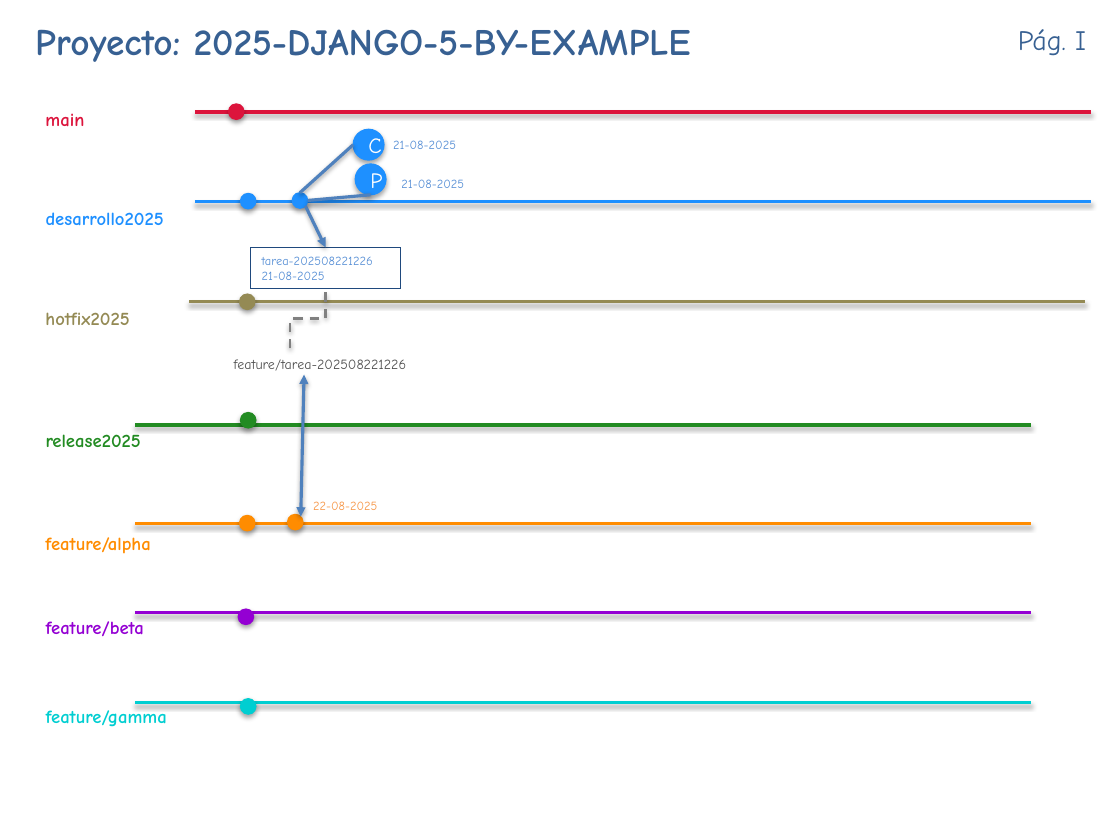
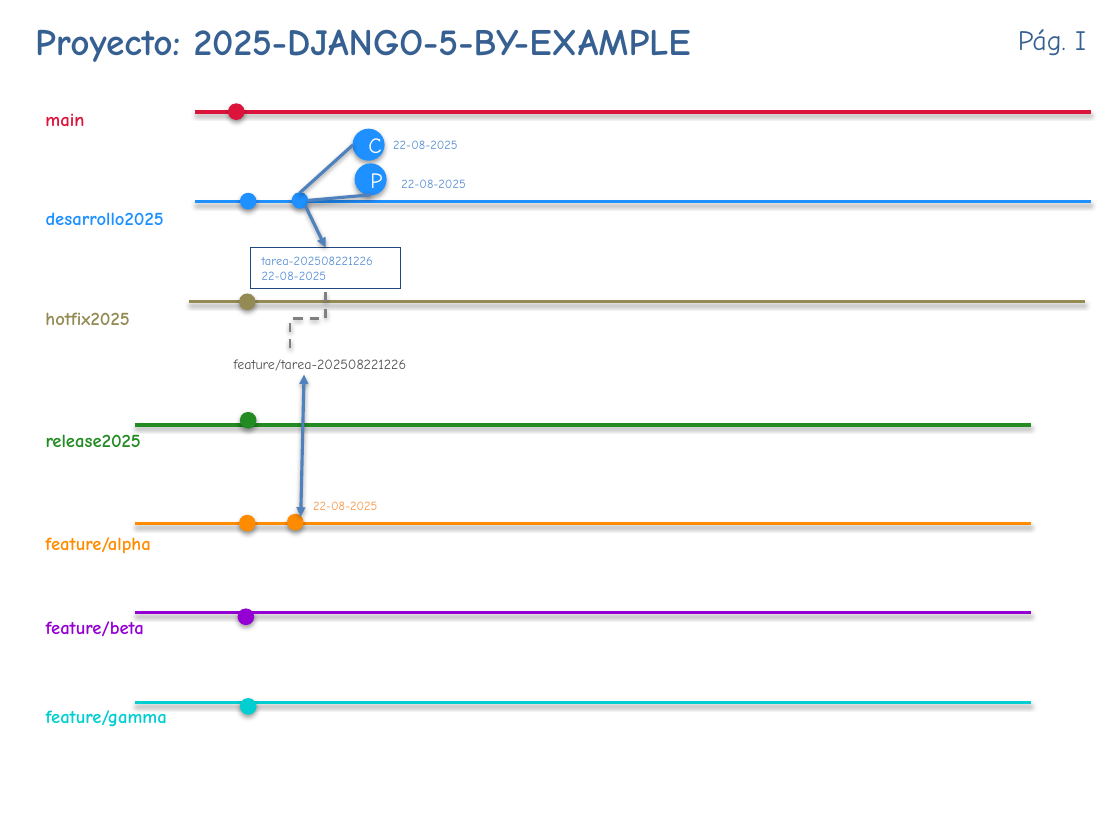
Before and after one commit to vascofornas/2025-DJANGO-5-BY-EXAMPLE, a slide deck: slide 2 of documentacion/2025-DJANGO-5-BY-EXAMPLE_gitflow_2025.pptx. Drawn at 1120x840 pixels with LibreOffice and Linux fonts; fonts in the diff are those of the drawing. Boxes give left, top, right and bottom in pixels: in the first picture for what was removed or moved away, otherwise in the second. Text is boxed around its words. In the diff, an @@ line names an element or a change of style, - is before the commit and + after.

```diff
--- a/documentacion/2025-DJANGO-5-BY-EXAMPLE_gitflow_2025.pptx
+++ b/documentacion/2025-DJANGO-5-BY-EXAMPLE_gitflow_2025.pptx
@@ text at box(393, 140, 457, 149): text changed @@
-21-08-2025
+22-08-2025
@@ text at box(401, 179, 465, 188): text changed @@
-21-08-2025
+22-08-2025
@@ text in rectangle at box(262, 271, 326, 280): text changed @@
-21-08-2025
+22-08-2025
```
Also in this commit, not shown: 1 other file.
